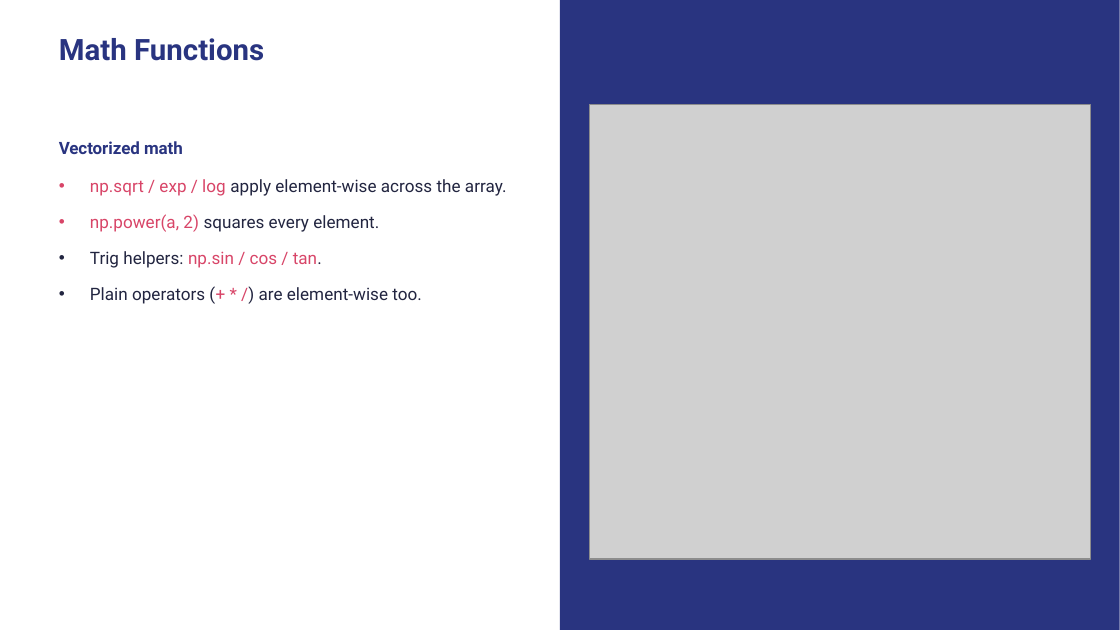
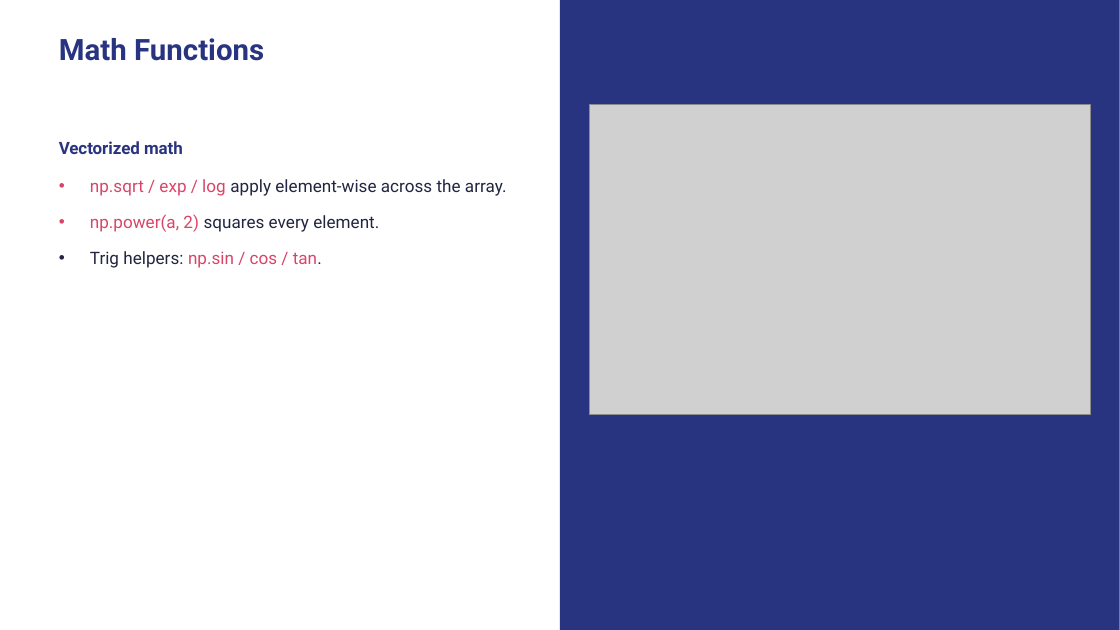
Before and after one commit to wg-training/wg-python-for-data-science-fundamental, a slide deck: slide 12 of slides/12 - Python in Data Science Introduction & Numpy.pptx (slide 13 before the commit). Drawn at 1120x630 pixels with LibreOffice and Linux fonts; fonts in the diff are those of the drawing; grey boxes stand for pictures. Boxes give left, top, right and bottom in pixels: in the first picture for what was removed or moved away, otherwise in the second. Text is boxed around its words. In the diff, an @@ line names an element or a change of style, - is before the commit and + after.

```diff
--- a/slides/12 - Python in Data Science Introduction & Numpy.pptx
+++ b/slides/12 - Python in Data Science Introduction & Numpy.pptx
@@ picture: place and size @@
-picture at [589, 104, 1090, 559]
+picture at [589, 104, 1090, 414]
@@ text at [90, 287, 421, 304]: paragraph removed @@
-• Plain operators (+ * /) are element-wise too.
```
Also in this commit, not shown: 4 other slides changed, 6 slides added, 7 slides removed, 3 other files.
